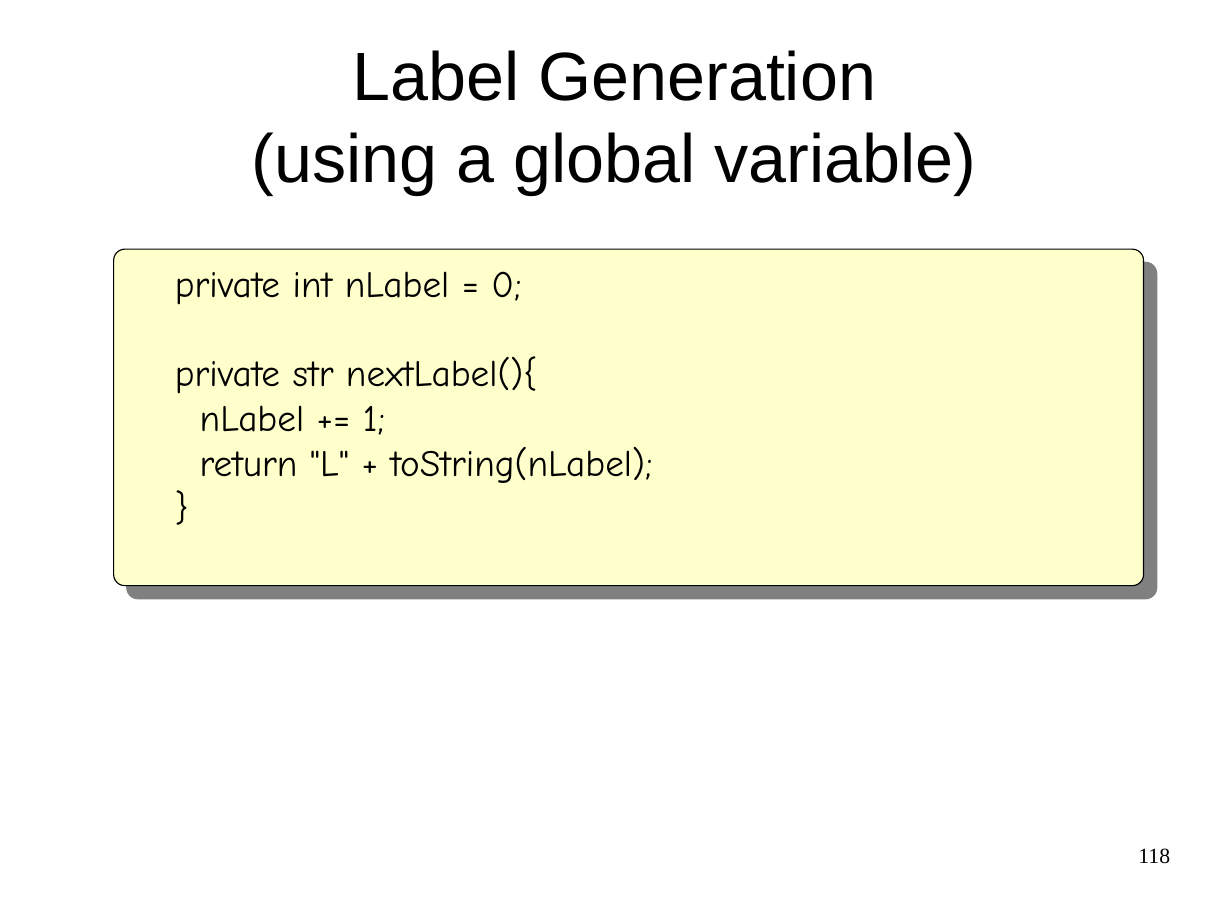
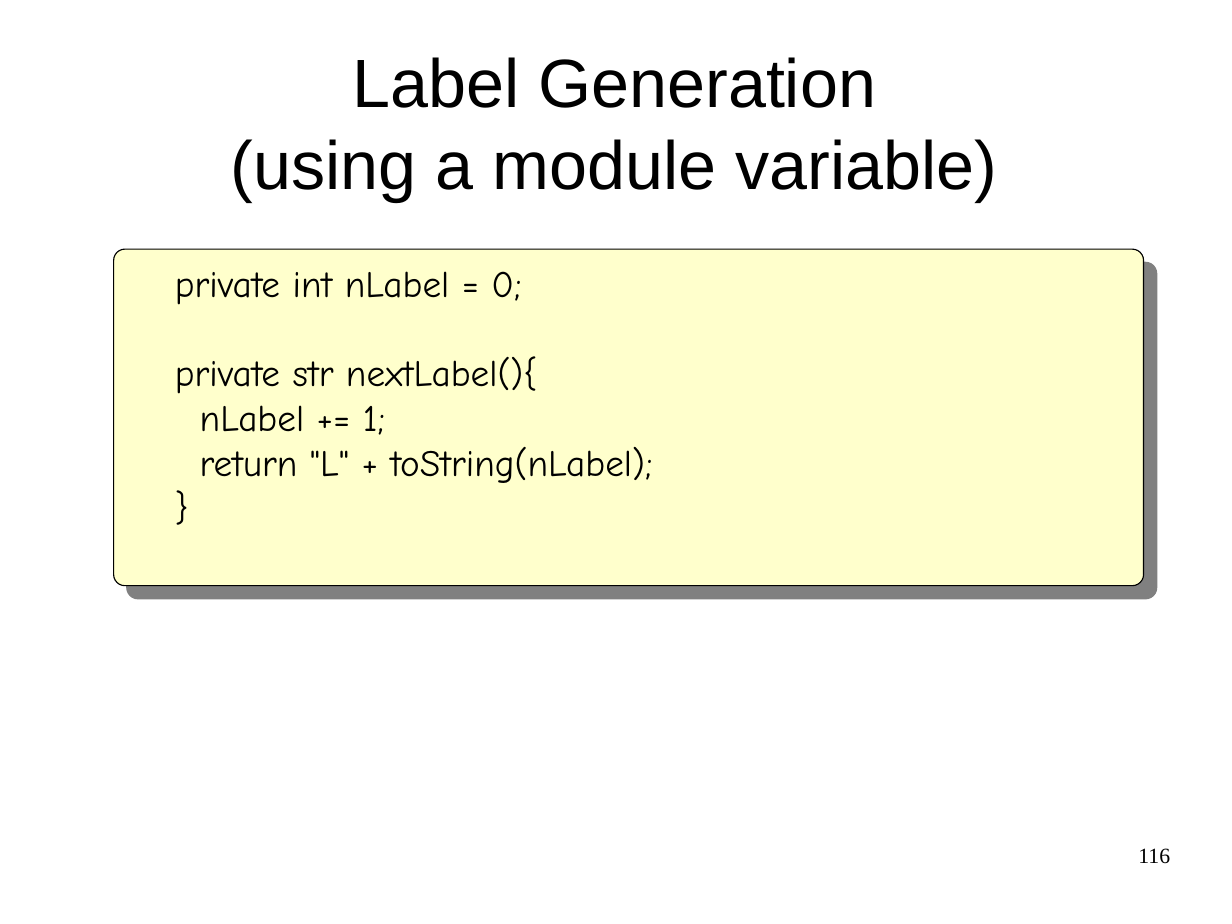
Before and after one commit to cwi-swat/meta-environment, a slide deck: slide 116 of meta-doc/analysis/rascal-slides/rascal-slides.odp (slide 118 before the commit). Drawn at 1232x924 pixels with LibreOffice and Linux fonts; fonts in the diff are those of the drawing; background and template pictures are left out. Boxes give left, top, right and bottom in pixels: in the first picture for what was removed or moved away, otherwise in the second. Text is boxed around its words. In the diff, an @@ line names an element or a change of style, - is before the commit and + after.

```diff
--- a/meta-doc/analysis/rascal-slides/rascal-slides.odp
+++ b/meta-doc/analysis/rascal-slides/rascal-slides.odp
@@ title at [231, 57, 997, 202]: text changed @@
-Label Generation
-(using a global variable)
+Label Generation
+(using a module variable)
@@ page number at [1138, 848, 1170, 864]: text changed @@
-118
+116
```
Also in this commit, not shown: 14 other slides changed, 6 slides added, 1 slide removed.
